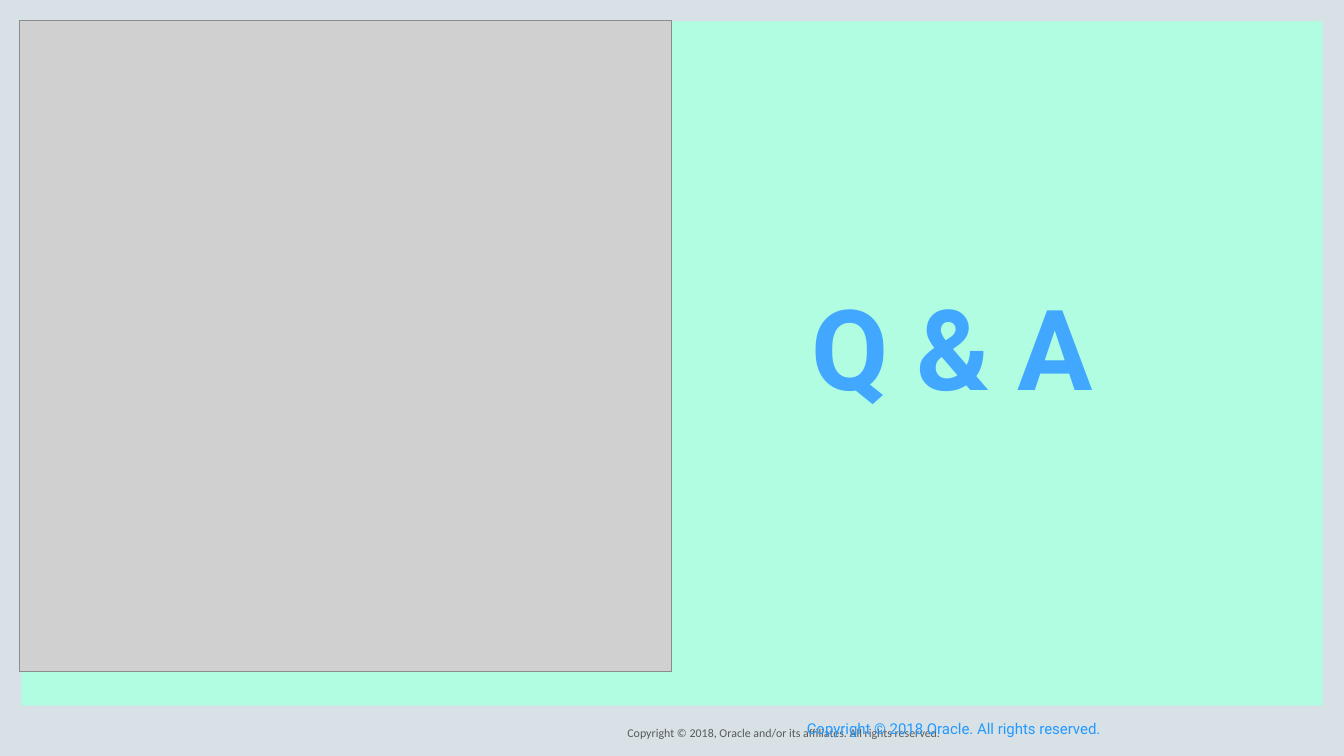
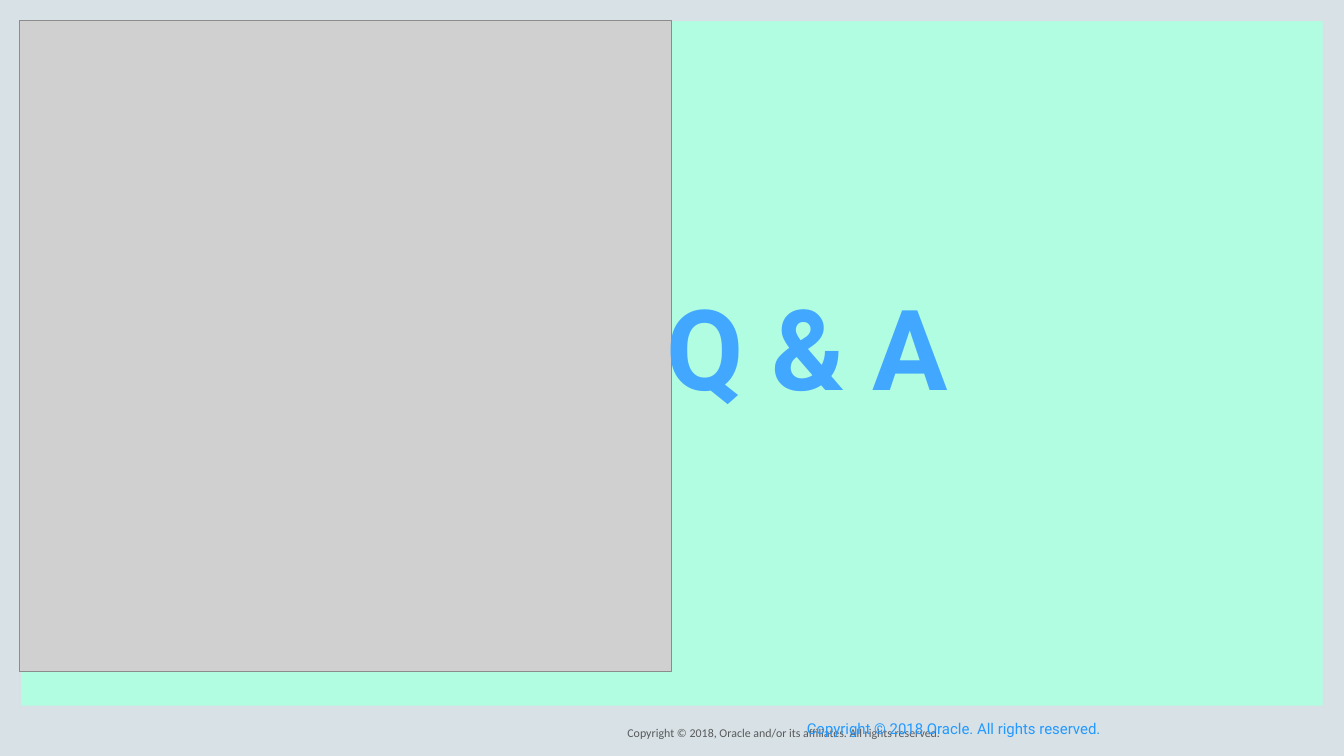
Before and after one commit to barchetta/codeone-2018, a slide deck: slide 16 of DEV5539_HelidonIntroCodeOne2018.pptx (slide 15 before the commit). Drawn at 1344x756 pixels with LibreOffice and Linux fonts; fonts in the diff are those of the drawing; grey boxes stand for pictures; background and template pictures are left out. Boxes give left, top, right and bottom in pixels: in the first picture for what was removed or moved away, otherwise in the second. Text is boxed around its words. In the diff, an @@ line names an element or a change of style, - is before the commit and + after.

```diff
--- a/DEV5539_HelidonIntroCodeOne2018.pptx
+++ b/DEV5539_HelidonIntroCodeOne2018.pptx
@@ text "Q & A" rewrapped from [811, 309, 1093, 404] to [666, 287, 948, 416] @@
```
Also in this commit, not shown: 7 other slides changed, 1 slide added, 1 other file.
